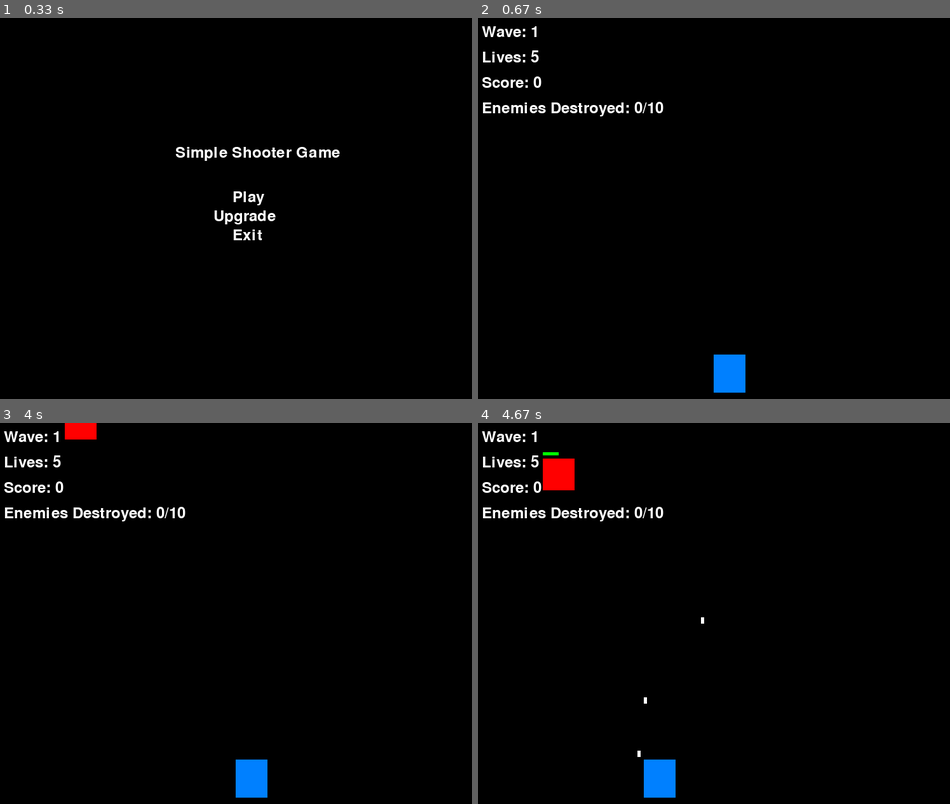
Above: before the commit, frames 1-4 (two rows, left to right).
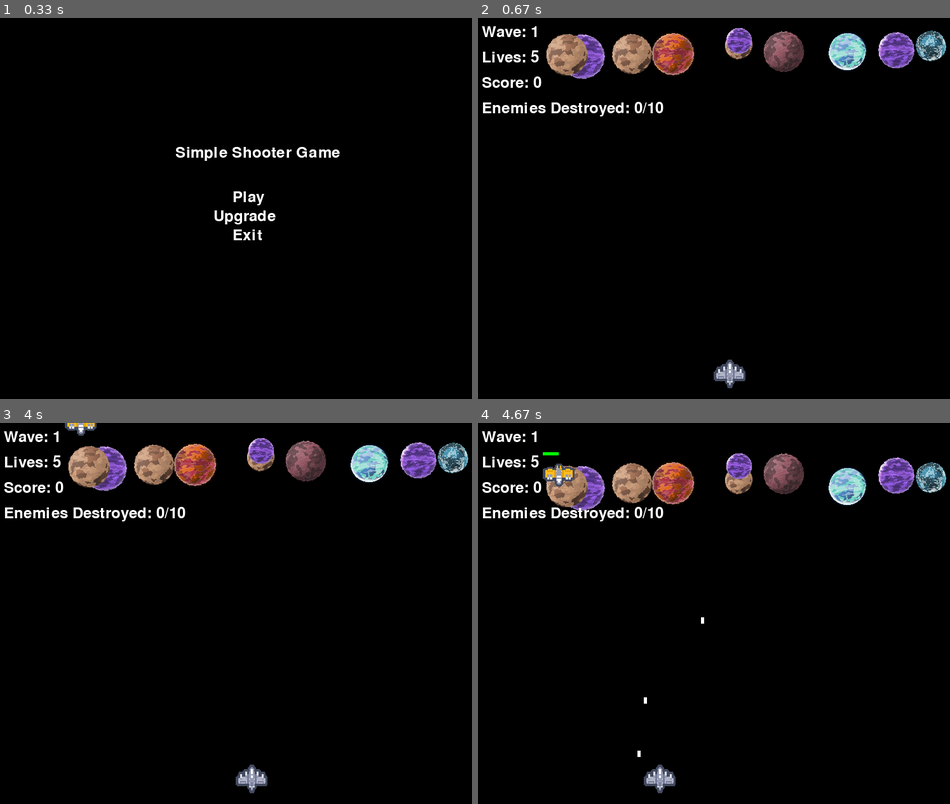
Above: after the commit, the same moments.

Repository: GEniUS-program/Pygame-project
Game: pygame game, started from pygame_file.py
Same seed, same stepped clock (60 frames per second), same inputs: the game is played once before the commit and once after it.
Inputs (mouse positions are in pixels of both pictures, inside the frame that each line leads up to):
- Up to frame 1 (0.33 s): no input
- Up to frame 2 (0.67 s): click (728, 208) at 0.38 s
- Up to frame 3 (4 s): tap Esc at 0.67 s; hold Right 3.07-3.7 s; tap Space at 3.13, 3.43 s; click "Play" at 3.78 s
- Up to frame 4 (4.67 s): hold Left 4.07-4.53 s; move the mouse to (610, 537) at 4.1 s; tap Space at 4.13, 4.43, 4.63 s; hold Right from 4.57 s (still down)

Frame 1 is identical in both runs. In frame 2, 6.1% of the frame differs, in the area x 14-100%, y 2-99%; in frame 3, 6.4%; in frame 4, 6.4%, in the area x 13-100%, y 7-99%.

Commit message:
Added decorative elements.

Diff:
--- a/data/user.json
+++ b/data/user.json
@@ -1 +1 @@
-{"score": "0"}
+{"score": "3720"}
--- a/pygame_file.py
+++ b/pygame_file.py
@@ -3,8 +3,10 @@
 import json
 import random
 
+
 # Initialize PyGame
 pygame.init()
+pygame.mixer.init()
 
 # Set up the game window
 screen_width = 800
@@ -42,8 +44,10 @@
 max_score = 0
 
 # Player settings
+player_model = pygame.image.load('./data/images/player.png')
 player_width = 50
 player_height = 60
+player_model = pygame.transform.scale(player_model, (player_width, player_height))
 player_x = screen_width // 2 - player_width // 2
 player_y = screen_height - player_height - 10
 player_speed = 5
@@ -57,8 +61,11 @@
 bullets = []
 
 # Enemy settings
+enemy_model = pygame.image.load('./data/images/enemy.png')
+enemy_model = pygame.transform.rotate(enemy_model, 180)
 enemy_width = 50
 enemy_height = 50
+enemy_model = pygame.transform.scale(enemy_model, (enemy_width, enemy_height))
 enemy_speed = 2
 enemies = []
 
@@ -68,14 +75,43 @@
 
 # Upgrades
 upgrades = {
-    "Slower Enemies": {"cost": 1000, "active": False},
-    "Double Damage": {"cost": 1500, "active": False},
-    "Triple Bullets": {"cost": 3000, "active": False},
-    "Speed Boost": {"cost": 5000, "active": False},
+    "Slower Enemies": {"cost": 1000, "purchased": False, "active": False},
+    "Double Damage": {"cost": 1500, "purchased": False, "active": False},
+    "Triple Bullets": {"cost": 3000, "purchased": False, "active": False},
+    "Speed Boost": {"cost": 5000, "purchased": False, "active": False},
 }
 
+shoot_sound = pygame.mixer.Sound('./data/sounds/shoot.wav')
+hit_sound = pygame.mixer.Sound('./data/sounds/hit.wav')
+explosion_sound = pygame.mixer.Sound('./data/sounds/explosion.wav')
+win_sound = pygame.mixer.Sound('./data/sounds/win.ogg')
+lose_sound = pygame.mixer.Sound('./data/sounds/lose.wav')
+got_hit_sound = pygame.mixer.Sound('./data/sounds/got_hit.wav')
+music1 = pygame.mixer.Sound('./data/sounds/music1.mp3')
 # Collision detection function
 
+class Planet:
+    def __init__(self, x, y, speed, planet):
+        self.x = x
+        self.y = y
+        self.speed = speed
+        self.image = pygame.image.load(f'./data/images/planet0{planet}.png')
+        size = random.randint(50, 100)
+        self.image = pygame.transform.scale(self.image, (size, size))
+        self.image = pygame.transform.rotate(self.image, random.randint(-10, 10))
+
+    def update(self):
+        self.y += self.speed
+        if self.y > screen_height:
+            self.y = 0
+            self.x = random.randint(0, screen_width)
+
+    def draw(self, screen):
+        screen.blit(self.image, (self.x, self.y))
+
+planets = []
+for _ in range(10):
+    planets.append(Planet(random.randint(0, screen_width), 0, random.sample([0.5, 0.6, 0.7, 0.8, 0.9, 1], 1)[0], random.randint(0, 9)))
 
 def check_collision(rect1, rect2):
     return pygame.Rect(rect1).colliderect(pygame.Rect(rect2))
@@ -95,9 +131,13 @@
 
 
 def game_over(state=0):
-    global game_state, max_score, wave, enemies_destroyed, score, lives, player_damage, bullet_mult, enemy_speed, player_speed, enemies, bullets, player_x, player_y, bullet_width, bullet_height, bullet_speed, enemy_width, enemy_height, enemy_speed, enemy_timer, enemy_spawn_time
+    global music1, lose_sound, upgrades, game_state, max_score, wave, enemies_destroyed, score, lives, player_damage, bullet_mult, enemy_speed, player_speed, enemies, bullets, player_x, player_y, bullet_width, bullet_height, bullet_speed, enemy_width, enemy_height, enemy_speed, enemy_timer, enemy_spawn_time, enemies_count
+    music1.stop()
+    lose_sound.play()
     if score > max_score:
         max_score = score
+        print('new best', max_score)
+    write_user_data()
     screen.fill(BLACK)
     if state == 0:
         game_over_text = font.render("Game Over", True, WHITE)
@@ -108,45 +148,51 @@
                 2 - 70, screen_height // 2 - 50))
     screen.blit(score_text, (screen_width // 2 - 50, screen_height // 2))
     pygame.display.flip()
+
+
+
     wave = 1
     difficulty_coef = 1
     lives = 5
     enemies_count = 10
     enemies_destroyed = 0
     score = 0
-    max_score = 0
+    read_user_data()
 
     # Player settings
-    player_width = 50
-    player_height = 60
-    player_x = screen_width // 2 - player_width // 2
-    player_y = screen_height - player_height - 10
     player_speed = 5
     player_damage = 50
 
     # Bullet settings
-    bullet_width = 5
-    bullet_height = 10
     bullet_speed = 7
     bullet_mult = 1
     bullets = []
 
     # Enemy settings
-    enemy_width = 50
-    enemy_height = 50
     enemy_speed = 2
     enemies = []
+
+    for upgrade, details in upgrades.items():
+            if details["active"] == True:
+                if upgrade == "Slower Enemies":
+                    enemy_speed /= 1.5
+                elif upgrade == "Double Damage":
+                    player_damage *= 2
+                elif upgrade == "Triple Bullets":
+                    bullet_mult *= 3
+                elif upgrade == "Speed Boost":
+                    player_speed *= 2
 
     # Spawn an enemy every enewy_spawn_time milliseconds
     enemy_timer = 0
     enemy_spawn_time = 2000 / difficulty_coef
     pygame.time.wait(2000)
     game_state = MAIN_MENU
-    write_user_data()
 
 
 def start_new_wave():
     global wave, difficulty_coef, lives, enemy_spawn_time, enemies_destroyed, enemies_count, enemy_speed
+    win_sound.play()
     wave += 1
     difficulty_coef += 0.2
     lives += 1
@@ -187,6 +233,7 @@
     y_offset = 100
     for upgrade, details in upgrades.items():
         cost = details["cost"]
+        purchased = details["purchased"]
         active = details["active"]
         upgrade_text = small_font.render(
             f"{upgrade} (Cost: {cost})", True, WHITE)
@@ -211,7 +258,7 @@
             global game_state
             game_state = UPGRADES
         elif screen_height // 2 + 30 <= y <= screen_height // 2 + 60:
-            # Exit
+            write_user_data()
             pygame.quit()
             sys.exit()
 
@@ -222,35 +269,46 @@
     y_offset = 100
     for upgrade, details in upgrades.items():
         if screen_width // 2 - 100 <= x <= screen_width // 2 + 100 and y_offset <= y <= y_offset + 20:
-            if max_score >= details["cost"]:
-                details["active"] = not details["active"]  # Toggle activation
-                if details["active"]:
-                    if upgrade == "Slower Enemies":
-                        enemy_speed /= 1.5
-                    elif upgrade == "Double Damage":
-                        player_damage *= 2
-                    elif upgrade == "Triple Bullets":
-                        bullet_mult *= 3
-                    elif upgrade == "Speed Boost":
-                        player_speed *= 1.5  # Increase player speed
-                else:
-                    if upgrade == "Slower Enemies":
-                        enemy_speed *= 1.5
-                    elif upgrade == "Double Damage":
-                        player_damage /= 2
-                    elif upgrade == "Triple Bullets":
-                        bullet_mult = 1
-                    elif upgrade == "Speed Boost":
-                        player_speed /= 1.5  # Reset player speed
-            # break
+            if not details["purchased"] and max_score >= details["cost"]:
+                # Purchase the upgrade
+                max_score -= details["cost"]
+                details["purchased"] = True
+                details["active"] = True  # Activate the upgrade by default
+                apply_upgrade_effect(upgrade, True)
+            elif details["purchased"]:
+                # Toggle the upgrade's active state
+                details["active"] = not details["active"]
+                apply_upgrade_effect(upgrade, details["active"])
+        y_offset += 30
     if screen_width // 2 - 30 <= x <= screen_width // 2 + 30 and screen_height - 70 <= y <= screen_height - 30:
         global game_state
         game_state = MAIN_MENU
 
 
+def apply_upgrade_effect(upgrade, activate):
+    global player_damage, bullet_mult, enemy_speed, player_speed
+    if upgrade == "Slower Enemies":
+        enemy_speed /= 1.5 if activate else 1.5
+    elif upgrade == "Double Damage":
+        player_damage *= 2 if activate else 0.5
+    elif upgrade == "Triple Bullets":
+        if activate:
+            bullet_mult *= 3
+        else:
+            print(bullet_mult, bullet_mult / 3)
+            bullet_mult = int(bullet_mult / 3)
+    elif upgrade == "Speed Boost":
+        if activate:
+            player_speed *= 2
+        else:
+            player_speed /= 2
+
+
 def start_game():
-    global game_state, wave, enemies_destroyed, score, lives
+    global music1, game_state, wave, enemies_destroyed, score, lives, difficulty_coef
+    music1.play()
     game_state = PLAYING
+    difficulty_coef = 1
     wave = 1
     enemies_destroyed = 0
     score = 0
@@ -274,7 +332,7 @@
                 handle_upgrades_screen_click(mouse_pos)
         if event.type == pygame.KEYDOWN:
             if event.key == pygame.K_SPACE:
-                # Spawn bullets side by side based on bullet_mult
+                shoot_sound.play()
                 for i in range(bullet_mult):
                     bullet_x = player_x + \
                         (i - (bullet_mult - 1) / 2) * \
@@ -298,8 +356,6 @@
         if keys[pygame.K_RIGHT] and player_x < screen_width - player_width:
             player_x += player_speed
 
-        # Spawn enemies
-            # Update bullet positions
         for bullet in bullets:
             bullet[1] -= bullet_speed
         bullets = [bullet for bullet in bullets if bullet[1] > 0]
@@ -321,9 +377,11 @@
             for enemy in enemies[:]:
                 if check_collision((bullet[0], bullet[1], bullet_width, bullet_height),
                                    (enemy[0], enemy[1], enemy_width, enemy_height)):
+                    hit_sound.play()
                     bullets.remove(bullet)
                     enemy[2] -= player_damage  # Reduce enemy health
                     if enemy[2] <= 0:  # If enemy health reaches zero
+                        explosion_sound.play()
                         enemies.remove(enemy)
                         score += 10
                         enemies_destroyed += 1
@@ -332,6 +390,7 @@
         # Remove enemies that are off the screen
         for enemy in enemies[:]:
             if enemy[1] > screen_height:
+                got_hit_sound.play()
                 lives -= 1
                 enemies.remove(enemy)
                 if lives <= 0:
@@ -344,9 +403,16 @@
         # Fill the screen with black
         screen.fill((0, 0, 0))
 
+        #Update the planets
+        for planet in planets:
+            planet.update()
+
+        # Draw planets
+        for planet in planets:
+            planet.draw(screen)
+
         # Draw the player
-        pygame.draw.rect(screen, (0, 128, 255), (player_x,
-                         player_y, player_width, player_height))
+        screen.blit(player_model, (player_x, player_y))
 
         # Draw the bullets
         for bullet in bullets:
@@ -355,8 +421,7 @@
 
         # Draw the enemies
         for enemy in enemies:
-            pygame.draw.rect(screen, (255, 0, 0),
-                             (enemy[0], enemy[1], enemy_width, enemy_height))
+            screen.blit(enemy_model, (enemy[0], enemy[1]))
             # Draw enemy health bar
             health_bar_width = enemy_width * \
                 (enemy[2] / (100 * difficulty_coef))  # Scale health bar
Binary file added: data/images/enemy.png
Binary file added: data/images/planet00.png
Binary file added: data/images/planet01.png
Binary file added: data/images/planet02.png
Binary file added: data/images/planet03.png
Binary file added: data/images/planet04.png
Binary file added: data/images/planet05.png
Binary file added: data/images/planet06.png
Binary file added: data/images/planet07.png
Binary file added: data/images/planet08.png
Binary file added: data/images/planet09.png
Binary file added: data/images/player.png
(and 7 more such lines)
